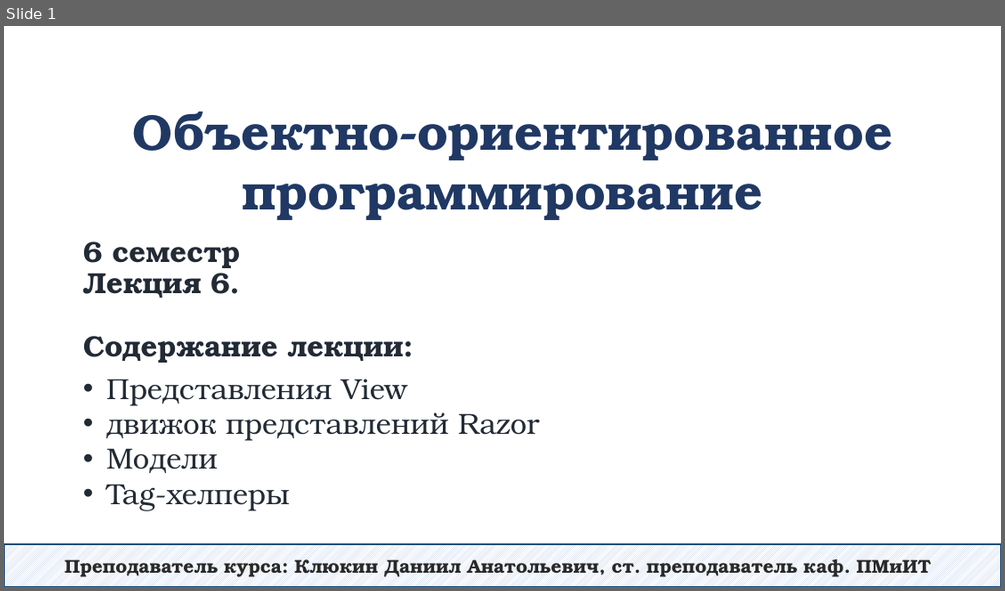
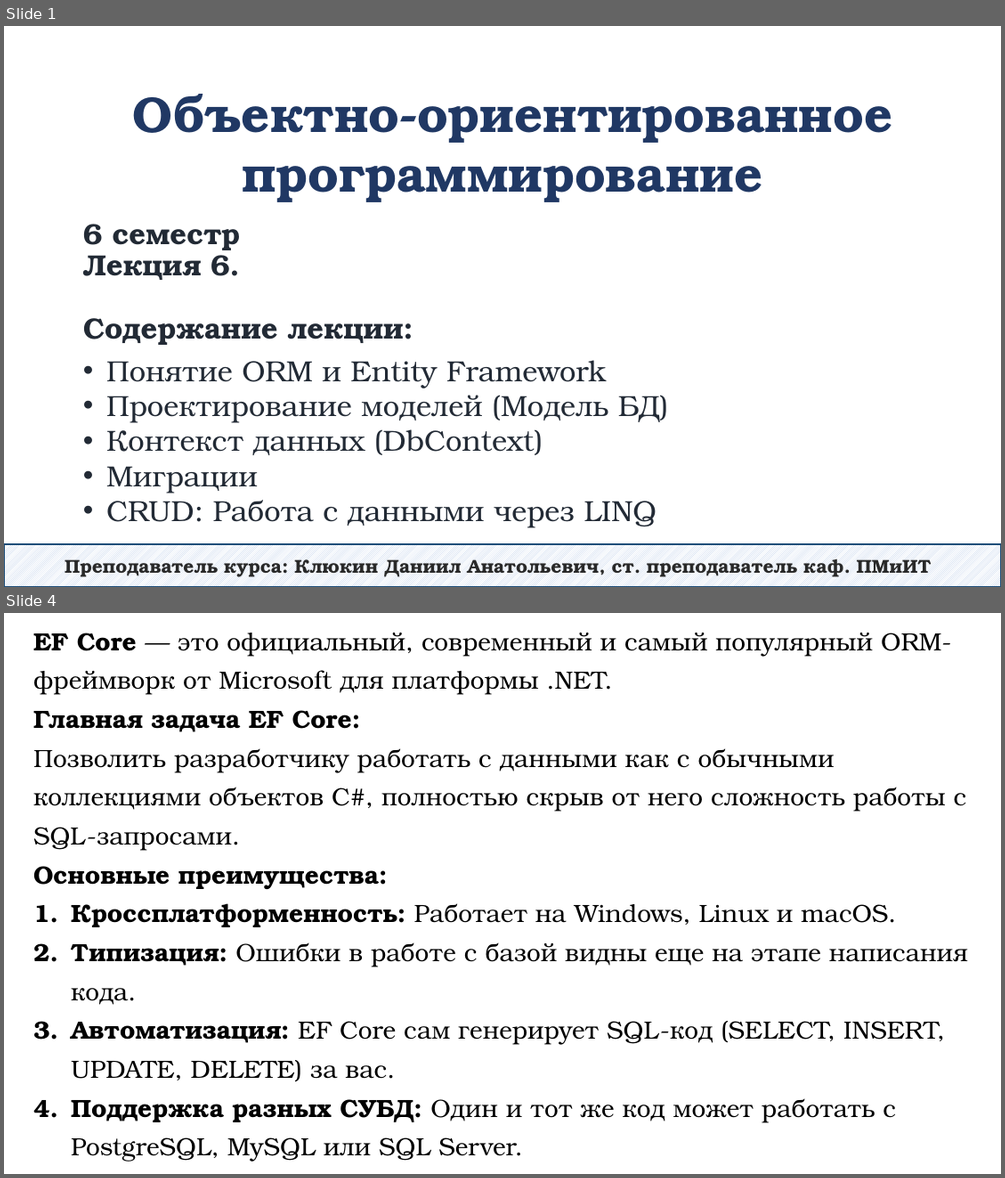
Before and after one commit to DaniilKlyukin/OOP-6, a slide deck: Лекции/ООП 2 лек 6.pptx. Shown one above the other, each under a label of ours: slide 1 before the commit, slides 1 and 4 after it; the slides between them are not shown. The pictures are 1005x591 and 1005x1178 pixels, drawn with LibreOffice and Linux fonts; fonts in the diff are those of the drawing. Boxes give left, top, right and bottom in pixels: in the first picture for what was removed or moved away, otherwise in the second. Text is boxed around its words. In the diff, an @@ line names an element or a change of style, - is before the commit and + after.

```diff
--- a/Лекции/ООП 2 лек 6.pptx
+++ b/Лекции/ООП 2 лек 6.pptx
@@ slide 4 added at [4, 613, 1001, 1174], background #FFFFFF @@
@@ text added at [33, 633, 968, 1161], 24 pt, text #000000 @@
+EF Core — это официальный, современный и самый популярный ORM-фреймворк от Microsoft для платформы .NET.
+Главная задача EF Core:
+Позволить разработчику работать с данными как с обычными коллекциями объектов C#, полностью скрыв от него сложность работы с SQL-запросами.
+Основные преимущества:
+1. Кроссплатформенность: Работает на Windows, Linux и macOS.
+2. Типизация: Ошибки в работе с базой видны еще на этапе написания кода.
+3. Автоматизация: EF Core сам генерирует SQL-код (SELECT, INSERT, UPDATE, DELETE) за вас.
+4. Поддержка разных СУБД: Один и тот же код может работать с PostgreSQL, MySQL или SQL Server.
@@ slide 1 changed as well @@
@@ text "Объектно-ориентированное программирование": place and size @@
-text "Объектно-ориентированное программирование" at [133, 111, 892, 220]
+text "Объектно-ориентированное программирование" at [133, 94, 892, 202]
@@ title "6 семестр Лекция 6. Содержание ...": place and size @@
-title "6 семестр Лекция 6. Содержание ..." at [83, 241, 404, 362]
+title "6 семестр Лекция 6. Содержание ..." at [83, 224, 404, 345]
@@ text at [106, 360, 660, 528]: text changed @@
-• Представления View
-• движок представлений Razor
-• Модели
-• Tag-хелперы
+• Понятие ORM и Entity Framework
+• Проектирование моделей (Модель БД)
+• Контекст данных (DbContext)
+• Миграции
+• CRUD: Работа с данными через LINQ
```
Also in this commit, not shown: 9 other slides added, 43 slides removed.
